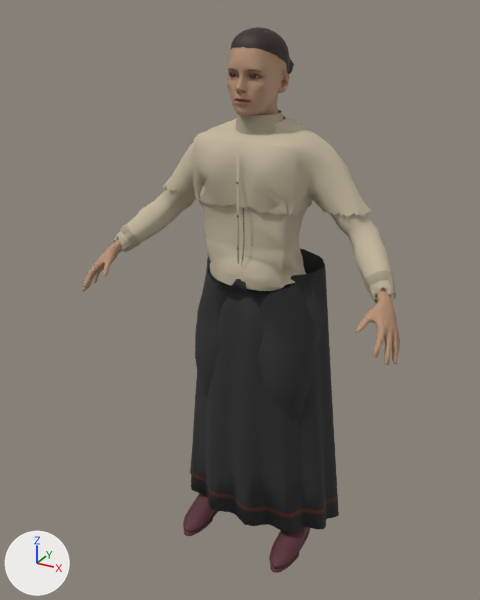
A saved change to the glTF model web/public/models/characters/woman-shawl-lod1.glb.
The view is the same before and after, from a 50 mm lens placed at (0.923, -1.837, 1.814), pointed at (-0.052, -0.064, 0.927). The lights are fixed; the arrows at lower left show +X, +Y and +Z. The older version comes first.

Names of what the first picture shows: 'Human_footwear_LOD1', 'Human_legwear_LOD1', 'Human_outfit_LOD1', 'Human_skin_LOD1'.
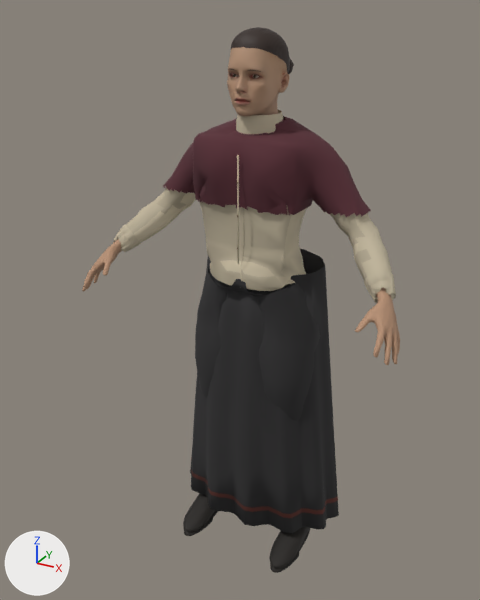
Where the change shows, as pixel boxes [x1, y1, x2, y2] in the pictures (480 x 600 px):
```json
{"object": "Human_outfit_LOD1", "change": "surface changed, recoloured", "before": [118, 113, 396, 296], "after": [118, 113, 396, 296], "on screen": "beige to brown"}
{"object": "Human_footwear_LOD1", "change": "surface changed", "before": [183, 493, 310, 573], "after": [183, 493, 310, 573]}
```

Scene script edits in JSON lines:
```json
{"op": "add", "block": "img_broad_apparel_pigment_001", "code": ["img_broad_apparel_pigment_001 = load_image('Broad_Apparel_Pigment.001', 'textures/52302e9c0a5b6205d982.png', 128, 128, 'sRGB')"]}
{"op": "add", "block": "img_broad_apparel_pigment", "code": ["img_broad_apparel_pigment = load_image('Broad_Apparel_Pigment', 'textures/21e95830acf9042b1292.png', 128, 128, 'sRGB')"]}
{"op": "add", "block": "img_broad_boot_wear_roughness", "code": ["img_broad_boot_wear_roughness = load_image('Broad_Boot_Wear_Roughness', 'textures/84a46d0d39e312f5300c.png', 128, 128, 'Non-Color')"]}
{"block": "mat_apparel_atlas", "where": "n4 = _N.new('ShaderNodeTexImage'); n4.name = 'Image Texture'"}
{"op": "set", "path": "n4.image", "old": "img_apparel_color", "new": "img_broad_apparel_pigment"}
{"block": "mat_apparel_atlas", "where": "n6 = _N.new('ShaderNodeTexImage'); n6.name = 'Image Texture.001'"}
{"op": "set", "path": "n6.image", "old": "img_apparel_metalrough", "new": "img_broad_boot_wear_roughness"}
{"op": "add", "block": "mat_apparel_atlas_001", "code": ["mat_apparel_atlas_001 = bpy.data.materials.new('Apparel_Atlas.001')", "# uses the picture img_apparel_metalrough", "# uses the picture img_apparel_normal", "# uses the picture img_broad_apparel_pigment_001"]}
{"block": "me_tailored_coat", "where": "me_tailored_coat.from_pydata(...)  # 2320 vertices, 4075 faces; spans x -0.487..0.486, y -0.184..0.09, z 0.998..1.533"}
{"op": "remove", "block": "me_tailored_coat", "code": "me_tailored_coat.materials.append(mat_apparel_atlas)"}
{"op": "add", "block": "me_tailored_coat", "code": "me_tailored_coat.materials.append(mat_apparel_atlas_001)"}
```
